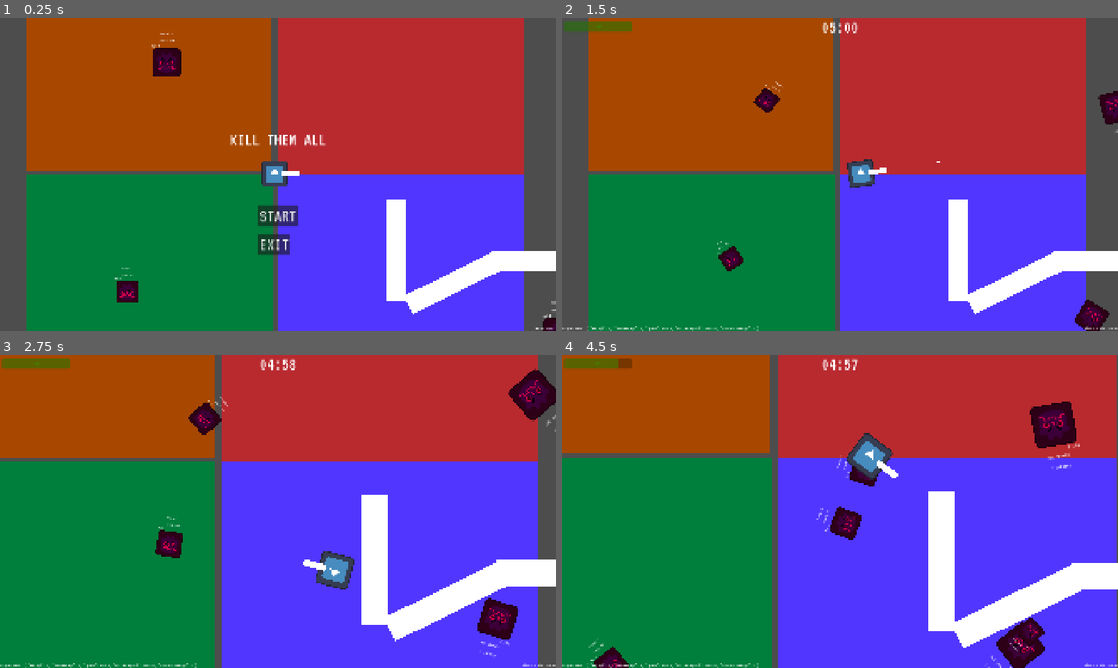
Above: before the commit, frames 1-4 (two rows, left to right).
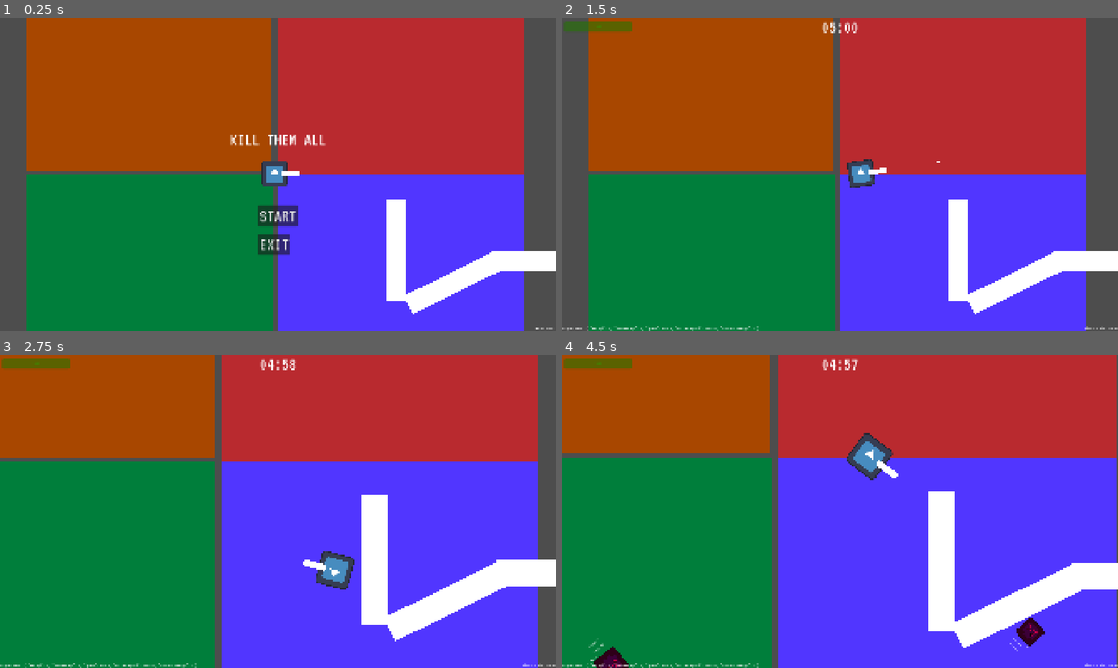
Above: after the commit, the same moments.

Repository: yasukawa426/top-down-shooter
Game: Godot game, scene res://scenes/main.tscn
Same seed, same stepped clock (60 frames per second), same inputs: the game is played once before the commit and once after it. The engine's default icon, where the game draws it, is replaced by a stand-in: a white triangle on a blue panel in a dark square.
Inputs (mouse positions are in pixels of both pictures, inside the frame that each line leads up to):
- Up to frame 1 (0.25 s): no input
- Up to frame 2 (1.5 s): click "START" at 0.5 s; move the mouse to (962, 158) at 1.27 s; hold D (move_right) from 1.28 s (still down); hold Space (shoot) from 1.28 s (still down)
- Up to frame 3 (2.75 s): move the mouse to (166, 527) at 2.02 s; release D (move_right) at 2.03 s; release Space (shoot) at 2.03 s; hold S (move_down) from 2.03 s (still down); tap Mouse wheel up (zoom_in) at 2.1 s
- Up to frame 4 (4.5 s): move the mouse to (895, 442) at 2.77 s; release S (move_down) at 2.78 s; hold D (move_right) 2.78-3.53 s; hold Mouse wheel down (zoom_out) 2.78-3.53 s; move the mouse to (812, 574) at 3.52 s; hold W (move_up) 3.53-4.28 s; tap Space (shoot) at 3.6 s; move the mouse to (1006, 558) at 4.27 s; hold A (move_left) from 4.28 s (still down); hold Mouse wheel up (zoom_in) from 4.28 s (still down)

The runs differ from the first frame. In frame 1, 0.9% of the frame differs, in the area x 20-100%, y 4-100%; in frame 2, 1.2%; in frame 3, 2.4%; in frame 4, 2.4%, in the area x 10-94%, y 1-100%.

Commit message:
feat: remove test enemies and move walls

Diff:
--- a/scenes/levels/test.tscn
+++ b/scenes/levels/test.tscn
@@ -32,17 +32,20 @@
 offset_right = 1212.9
 offset_bottom = 6.0
 color = Color(0.725771, 0.16413835, 0.18496022, 1)
+metadata/_edit_use_anchors_ = true
 
 [node name="ColorRect" type="ColorRect" parent="Background" unique_id=1837580195]
 offset_right = 1212.9
 offset_bottom = 800.0
 color = Color(0.31764707, 0.21176471, 1, 1)
+metadata/_edit_use_anchors_ = true
 
 [node name="ColorRect3" type="ColorRect" parent="Background" unique_id=1026558801]
 offset_left = -1238.0
 offset_right = -25.099976
 offset_bottom = 800.0
 color = Color(1.92523e-07, 0.49221307, 0.23055744, 1)
+metadata/_edit_use_anchors_ = true
 
 [node name="ColorRect4" type="ColorRect" parent="Background" unique_id=967622892]
 offset_left = -1243.0
@@ -50,6 +53,7 @@
 offset_right = -30.099976
 offset_bottom = -14.0
 color = Color(0.65837795, 0.27662927, 0, 1)
+metadata/_edit_use_anchors_ = true
 
 [node name="PlayerSpawnMarker2D" type="Marker2D" parent="." unique_id=1669599676]
 position = Vector2(-16, -4)
@@ -100,18 +104,6 @@
 [node name="MeshInstance2D" type="MeshInstance2D" parent="TestWall4" unique_id=1906379085]
 mesh = SubResource("QuadMesh_0wfyh")
 
-[node name="Enemy" parent="." unique_id=2032086369 instance=ExtResource("1_8153q")]
-position = Vector2(1497, -365)
-
-[node name="Enemy2" parent="." unique_id=636438818 instance=ExtResource("1_8153q")]
-position = Vector2(-745, 579)
-
-[node name="Enemy3" parent="." unique_id=2079589483 instance=ExtResource("1_8153q")]
-position = Vector2(1383, 785)
-
-[node name="Enemy4" parent="." unique_id=1577577063 instance=ExtResource("1_8153q")]
-position = Vector2(-550, -552)
-
 [node name="InvisibleWalls" type="Node2D" parent="." unique_id=1496878607]
 position = Vector2(0, 93)
 
@@ -142,7 +134,7 @@
 position = Vector2(0, -1267)
 collision_mask = 17
 
-[node name="CollisionShape2D" type="CollisionShape2D" parent="InvisibleWalls/UpArea2D" unique_id=1338000800]
+[node name="CollisionShape2D" type="CollisionShape2D" parent="InvisibleWalls/UpArea2D" unique_id=1338000800 groups=["mobs"]]
 shape = SubResource("RectangleShape2D_sugp2")
 
 [node name="MobPath2D" type="Path2D" parent="." unique_id=1771946364]
